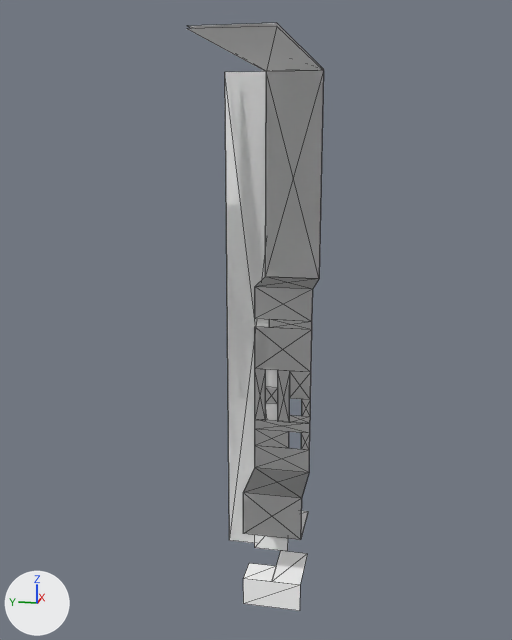
Renders of the glTF model assets/units/pd2_mod_hwu/mockup/occluder_hwu.glb from each side of a commit.
One viewpoint serves both versions: a camera (50 mm lens) standing at (-142.2, -19.0, 59.0) and looking at (-57.3, -2.0, 37.7). Lighting does not change. The marker at lower left points along +X, +Y and +Z. Mesh edges are drawn as thin lines. Where no turn or scale is listed for an object, it has been applied to the vertices.

In view in the first picture: 'oc_plane_01', 'oc_plane_02', 'oc_plane_06', 'oc_plane_07', 'oc_plane_08', 'oc_plane_11', 'oc_plane_31', 'oc_plane_33', 'oc_plane_35', 'oc_plane_38', 'oc_plane_42', 'oc_plane_43'.
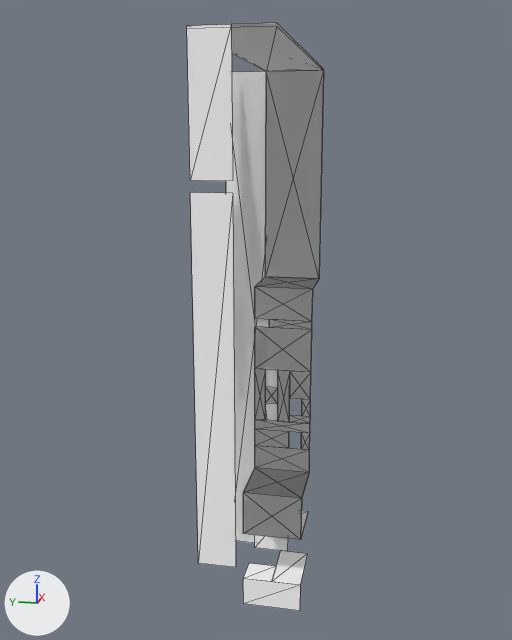
Location of each change, [x1, y1, x2, y2] in pixels of the pictures (512 x 640 px):
'oc_plane_46', added
    after: [190, 193, 235, 567]
'oc_plane_45', added
    after: [187, 24, 233, 181]

Diff of the bpy script that builds the scene:
```diff
--- a/assets/units/pd2_mod_hwu/mockup/occluder_hwu.glb.py
+++ b/assets/units/pd2_mod_hwu/mockup/occluder_hwu.glb.py
@@ me_oc_plane_46 @@
+me_oc_plane_46.from_pydata([(0.0, -2.0, 19.2), (0.0, -2.0, -19.2), (0.0, 2.0, -19.2), (0.0, 2.0, 19.2)], [], [(0, 1, 2), (0, 2, 3)])
+me_oc_plane_46.materials.append(mat_mat_occluder_plane)  # white #ffffff
@@ me_oc_plane_45 @@
+me_oc_plane_45.from_pydata([(0.0, -2.0, 6.5), (0.0, -2.0, -6.8), (0.0, 2.0, -6.8), (0.0, 2.0, 6.5)], [], [(0, 1, 2), (0, 2, 3)])
+me_oc_plane_45.materials.append(mat_mat_occluder_plane)  # white #ffffff
@@ ob_oc_plane_46 @@
+ob_oc_plane_46 = bpy.data.objects.new('oc_plane_46', me_oc_plane_46)
+ob_oc_plane_46.location = (-78.0, -2.0, 35.5)
@@ ob_oc_plane_45 @@
+ob_oc_plane_45 = bpy.data.objects.new('oc_plane_45', me_oc_plane_45)
+ob_oc_plane_45.location = (-78.0, -2.0, 62.7)
```
